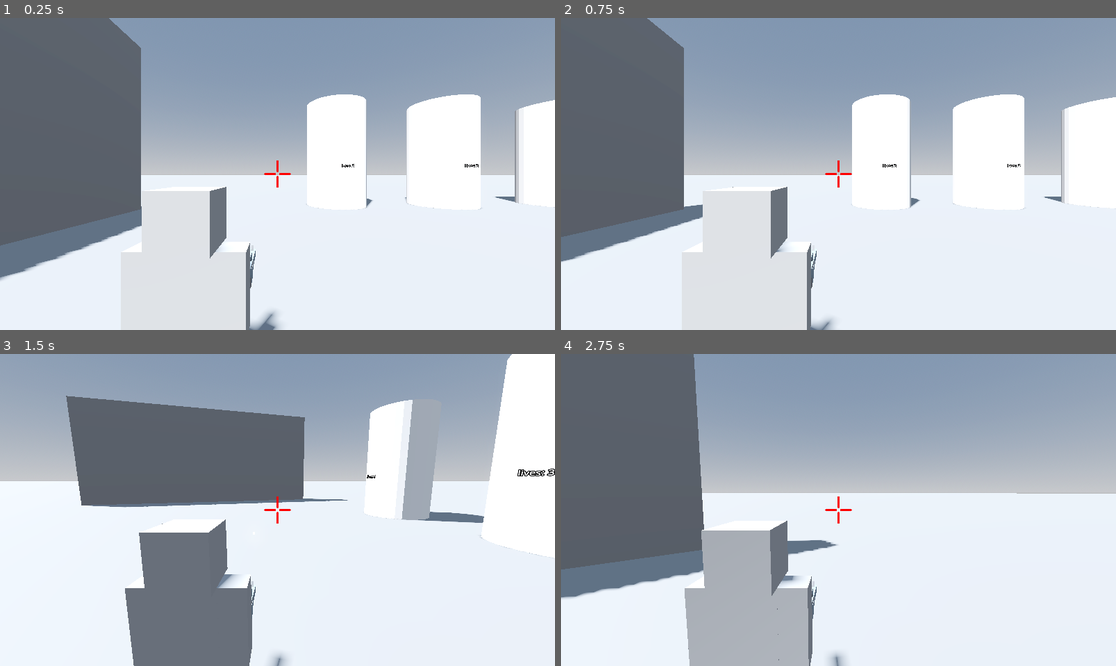
Above: before the commit, frames 1-4 (two rows, left to right).
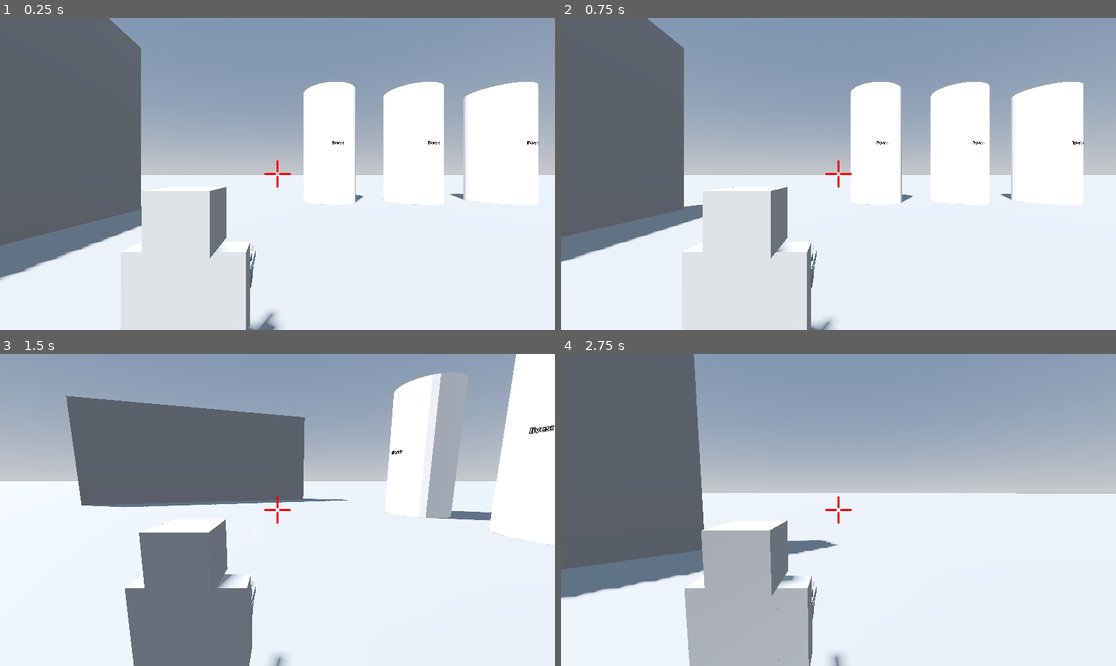
Above: after the commit, the same moments.

Repository: cheskya/ISCS3014-Project5
Game: Godot game, scene res://main.tscn
Two runs of this game, one before a commit and one after it. Both use one fixed random seed, a clock stepped at 60 frames per second and the inputs below.
Inputs (mouse positions are in pixels of both pictures, inside the frame that each line leads up to):
- Up to frame 1 (0.25 s): no input
- Up to frame 2 (0.75 s): tap Enter at 0.5 s; move the mouse to (960, 158) at 0.52 s; press the mouse at (960, 158) at 0.53 s; hold D (move_right) from 0.53 s (still down)
- Up to frame 3 (1.5 s): move the mouse to (249, 510) at 1.27 s; release D (move_right) at 1.28 s; release the mouse at (249, 510) at 1.28 s; hold W (move_forward) from 1.28 s (still down); tap Space (shoot) at 1.35 s
- Up to frame 4 (2.75 s): keep holding W (move_forward); move the mouse to (849, 503) at 2.02 s; press the mouse at (849, 503) at 2.03 s

The runs differ from the first frame. In frame 1, 6.9% of the frame differs, in the area x 54-100%, y 20-62%; in frame 2, 7.5%, in the area x 52-100%, y 20-62%; in frame 3, 4.8%; in frame 4, nothing differs.

Commit message:
Refactor code for enemy

Diff:
--- a/main.tscn
+++ b/main.tscn
@@ -31,18 +31,14 @@
 [node name="Player" parent="." instance=ExtResource("1_xf2ck")]
 transform = Transform3D(1, 0, 0, 0, 1, 0, 0, 0, 1, 3.8, 1, 0.9)
 
-[node name="Enemies" type="CSGCombiner3D" parent="."]
-use_collision = true
-collision_layer = 16
+[node name="Enemy" parent="." instance=ExtResource("2_l6v80")]
+transform = Transform3D(1, 0, 0, 0, 1, 0, 0, 0, 1, 0, 4.36914, 12.1847)
 
-[node name="Enemy" parent="Enemies" instance=ExtResource("2_l6v80")]
-transform = Transform3D(1, 0, 0, 0, 1, 0, 0, 0, 1, 0, 3.08267, 10.6746)
+[node name="Enemy2" parent="." instance=ExtResource("2_l6v80")]
+transform = Transform3D(1, 0, 0, 0, 1, 0, 0, 0, 1, -5.16234, 4.36914, 12.1847)
 
-[node name="Enemy2" parent="Enemies" instance=ExtResource("2_l6v80")]
-transform = Transform3D(1, 0, 0, 0, 1, 0, 0, 0, 1, -5.75826, 3.08267, 10.6746)
-
-[node name="Enemy3" parent="Enemies" instance=ExtResource("2_l6v80")]
-transform = Transform3D(1, 0, 0, 0, 1, 0, 0, 0, 1, -12.2365, 3.08267, 10.6746)
+[node name="Enemy3" parent="." instance=ExtResource("2_l6v80")]
+transform = Transform3D(1, 0, 0, 0, 1, 0, 0, 0, 1, -10.5145, 4.36914, 12.1847)
 
 [node name="Indestructibles" type="CSGCombiner3D" parent="."]
 use_collision = true
@@ -62,5 +58,3 @@
 collision_layer = 18
 collision_mask = 5
 size = Vector3(26.7, 1, 24.9)
-
-[connection signal="enemy_killed" from="Enemies/Enemy" to="." method="_on_enemy_enemy_killed"]
--- a/scenes/enemy/enemy.gd
+++ b/scenes/enemy/enemy.gd
@@ -1,38 +1,33 @@
 extends StaticBody3D
 
 var lives = 3
-var has_exploded = false
-signal enemy_killed(enemy)
+var is_killed = false
 
 @onready var label = $Label3D
 @onready var hitbox = $HitBox
-@onready var explosion = $GPUParticles3D
-@onready var explosion_timer = $ExplosionTimer
+@onready var explosion = $Explosion
 @onready var body = $Body
+
 
 func _ready():
 	explosion.emitting = false
 
+
 func _on_hit_box_area_entered(area: Area3D) -> void:
-	if has_exploded:
+	if is_killed:
 		return
 
 	lives -= 1
 	label.text = "lives: " + str(lives)
 
 	if lives <= 0:
-		has_exploded = true
+		is_killed = true
 		hitbox.set_deferred("monitoring", false)
-		explode()
+		body.hide()
+		label.hide()
+		explosion.emitting = true
 
 
-func explode():
-	body.hide()
-	label.hide()
-	explosion.emitting = true
-	explosion_timer.start()
-
-
-func _on_explosion_timer_timeout() -> void:
+func _on_explosion_finished() -> void:
 	get_parent().remove_child(self)
 	queue_free()
--- a/scenes/enemy/enemy.tscn
+++ b/scenes/enemy/enemy.tscn
@@ -32,11 +32,9 @@
 pixel_size = 0.006
 text = "lives: 3"
 
-[node name="GPUParticles3D" parent="." instance=ExtResource("2_lsrgg")]
+[node name="Explosion" parent="." instance=ExtResource("2_lsrgg")]
 transform = Transform3D(1, 0, 0, 0, 1, 0, 0, 0, 1, 0, 0, 0)
-
-[node name="ExplosionTimer" type="Timer" parent="."]
-wait_time = 0.5
+one_shot = true
 
 [connection signal="area_entered" from="HitBox" to="." method="_on_hit_box_area_entered"]
-[connection signal="timeout" from="ExplosionTimer" to="." method="_on_explosion_timer_timeout"]
+[connection signal="finished" from="Explosion" to="." method="_on_explosion_finished"]
